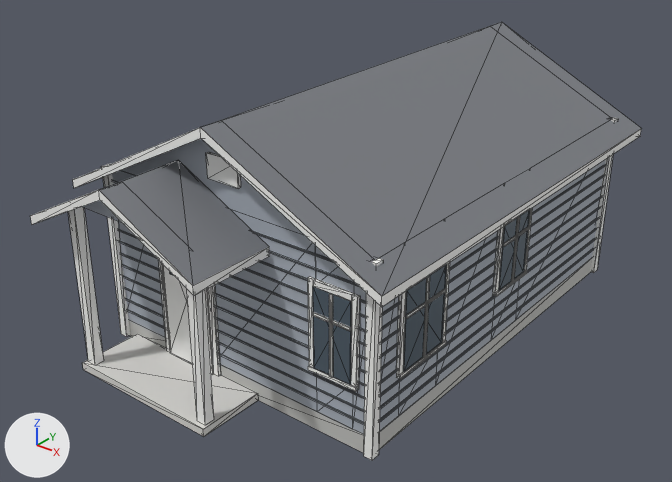
The glTF model public/models/apricot-cottage.glb as it was, and as the next commit left it.
Rendered twice from a 50 mm lens placed at (8.19, -10.75, 7.88), pointed at (-0.09, -0.39, 1.46). The axes (+X, +Y, +Z) are drawn at lower left. The lights are the same throughout. The first picture is the older version. Mesh edges are drawn as thin lines. Vertices at exactly the same position are counted once.

Names of what the first picture shows: 'The Apricot (cottage)'.
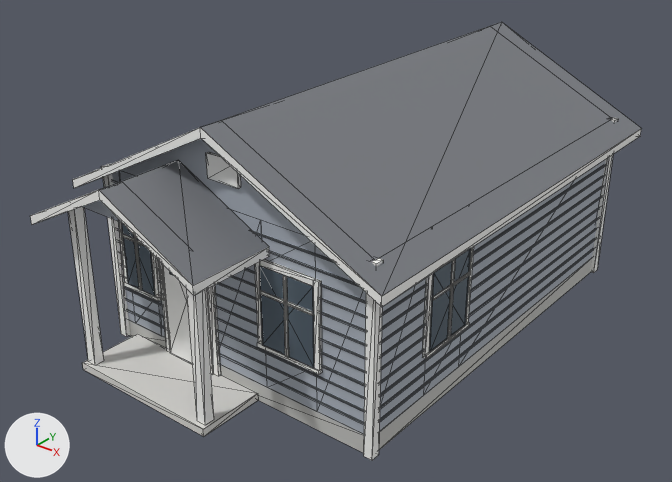
What differs and where, as boxes (x1, y1, x2, y2) in the pictures (672 x 482 px; the box of a moved part takes in the faces that stretch with it):
part 1 of me_apricot_cottage, added: after (134, 235, 142, 291)
part 2 of me_apricot_cottage, added: after (122, 233, 144, 246)
part 3 of me_apricot_cottage, moved or reshaped: before (329, 294, 333, 378); after (283, 276, 289, 357)
part 4 of me_apricot_cottage, moved or reshaped: before (423, 276, 430, 358); after (447, 259, 455, 339)
part 5 of me_apricot_cottage, moved or reshaped: before (406, 288, 447, 319); after (433, 271, 470, 300)
part 6 of me_apricot_cottage, deleted: before (446, 217, 530, 322)
part 7 of me_apricot_cottage, moved or reshaped (not visible before): after (112, 170, 166, 338)
part 8 of me_apricot_cottage, moved or reshaped: before (308, 160, 606, 434); after (215, 160, 606, 432)

The change, as a list of edits to the scene's bpy script:
```text
Change me_apricot_cottage:
    where me_apricot_cottage.from_pydata(...)  # 1069 vertices, 1863 faces; spans x -2.82..2.82, y -4.17..4.27, z 0.0..4.11
    used by ob_the_apricot__cottage; location = (0.0, 0.0, 0.0)
    me_apricot_cottage part 1: a new loose piece, a box spanning x -1.915..-1.865, y -2.896..-2.881, z 1.034..2.254, in mat_trim (white #f9f9f7)
    me_apricot_cottage part 2: a new loose piece, a box spanning x -2.195..-1.585, y -2.896..-2.881, z 1.844..1.894, in mat_trim (white #f9f9f7)
    me_apricot_cottage part 3: the loose piece of 8 vertices spanning x 1.8..1.85, y -2.9..-2.88, z 1.03..2.25 is moved by (-0.76, 0.0, 0.0)
    me_apricot_cottage part 4: the loose piece of 8 vertices spanning x 2.5..2.52, y -1.77..-1.72, z 1.03..2.25 is moved by (0.0, 0.61, 0.0)
    me_apricot_cottage part 5: the loose piece of 8 vertices spanning x 2.5..2.52, y -2.21..-1.29, z 1.84..1.89 is moved by (0.0, 0.61, 0.0)
    me_apricot_cottage part 6: 16 loose pieces with 128 vertices, spanning x -2.52..2.52, y -1.29..3.97, z 1.03..2.25, are deleted
    me_apricot_cottage part 7: 176 vertices moved from x -2.51..-0.67, y -2.14..3.96, z 0.3..2.9 to x -2.51..0.7, y -1.53..3.96, z 0.3..2.9; 8 vertices removed from x -2.51..-2.44, y -2.14..1.08, z 0.97..1.03; 90 vertices added at x -2.51..-1.49, y -2.89..2.61, z 0.3..2.9
    me_apricot_cottage part 8: 61 vertices moved from x 1.43..2.46, y -2.9..1.01, z 0.3..2.9 to x 0.52..2.46, y -2.9..-0.68, z 0.3..2.9; 107 vertices removed from x 1.43..2.51, y -2.89..1.1, z 0.3..2.9; 73 vertices added at x 0.52..2.51, y -2.89..-0.59, z 0.3..2.9
```
